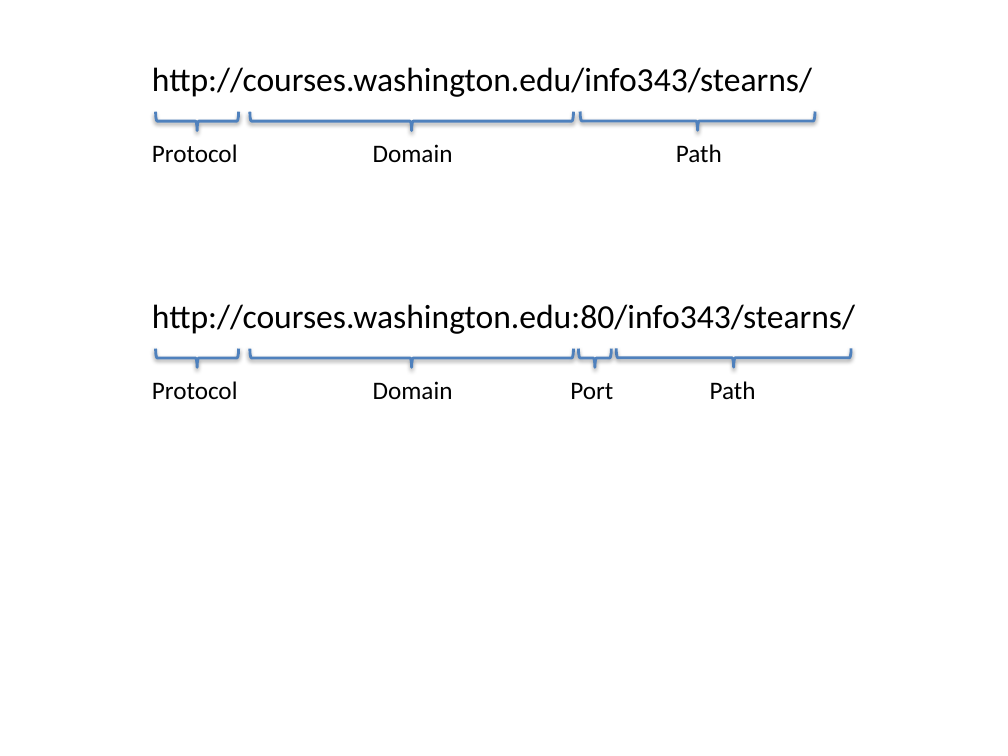
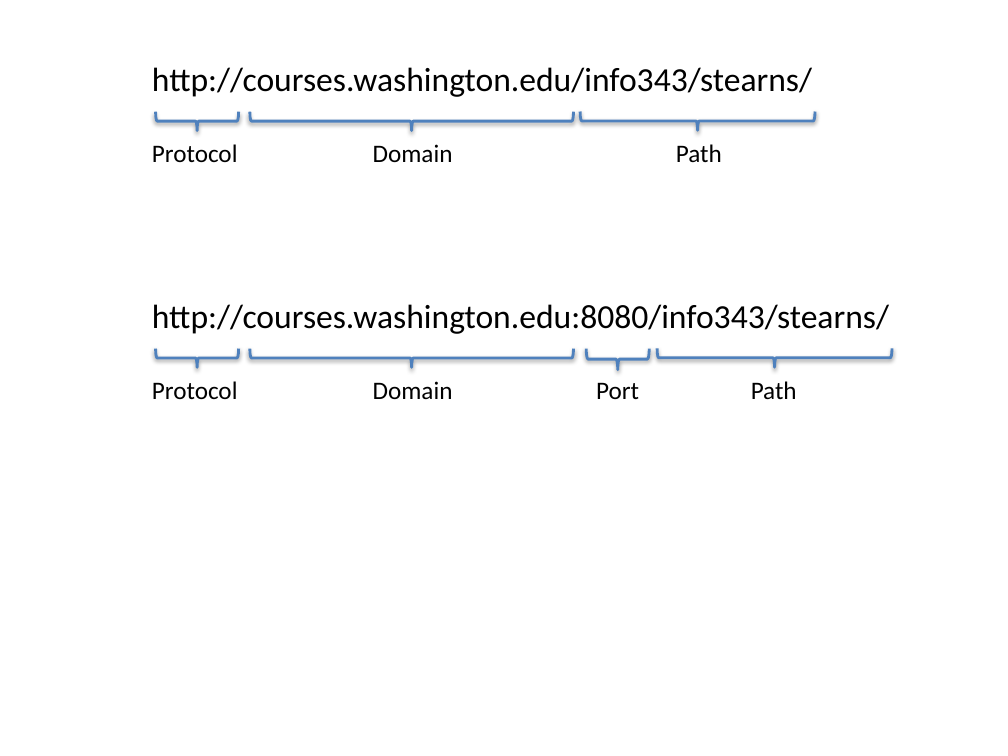
Before and after one commit to XavierByrd/info343-stearns, a slide deck: slide 2 of lectures/intro/diagrams.pptx. Drawn at 1008x756 pixels with LibreOffice and Linux fonts; fonts in the diff are those of the drawing. Boxes give left, top, right and bottom in pixels: in the first picture for what was removed or moved away, otherwise in the second. Text is boxed around its words. In the diff, an @@ line names an element or a change of style, - is before the commit and + after.

Commit message:
More on first lecture

```diff
--- a/lectures/intro/diagrams.pptx
+++ b/lectures/intro/diagrams.pptx
@@ text at [152, 304, 889, 334]: text changed @@
-http://courses.washington.edu:80/info343/stearns/
+http://courses.washington.edu:8080/info343/stearns/
@@ right brace: place and size @@
-right brace at [579, 349, 612, 368]
+right brace at [586, 349, 649, 370]
@@ right brace: place and size @@
-right brace at [616, 348, 851, 367]
+right brace at [657, 348, 892, 367]
@@ text "Port": place and size @@
-text "Port" at [570, 382, 613, 399]
+text "Port" at [596, 382, 639, 399]
@@ text "Path": place and size @@
-text "Path" at [710, 381, 756, 400]
+text "Path" at [751, 381, 797, 400]
```
Also in this commit, not shown: 4 other files.
